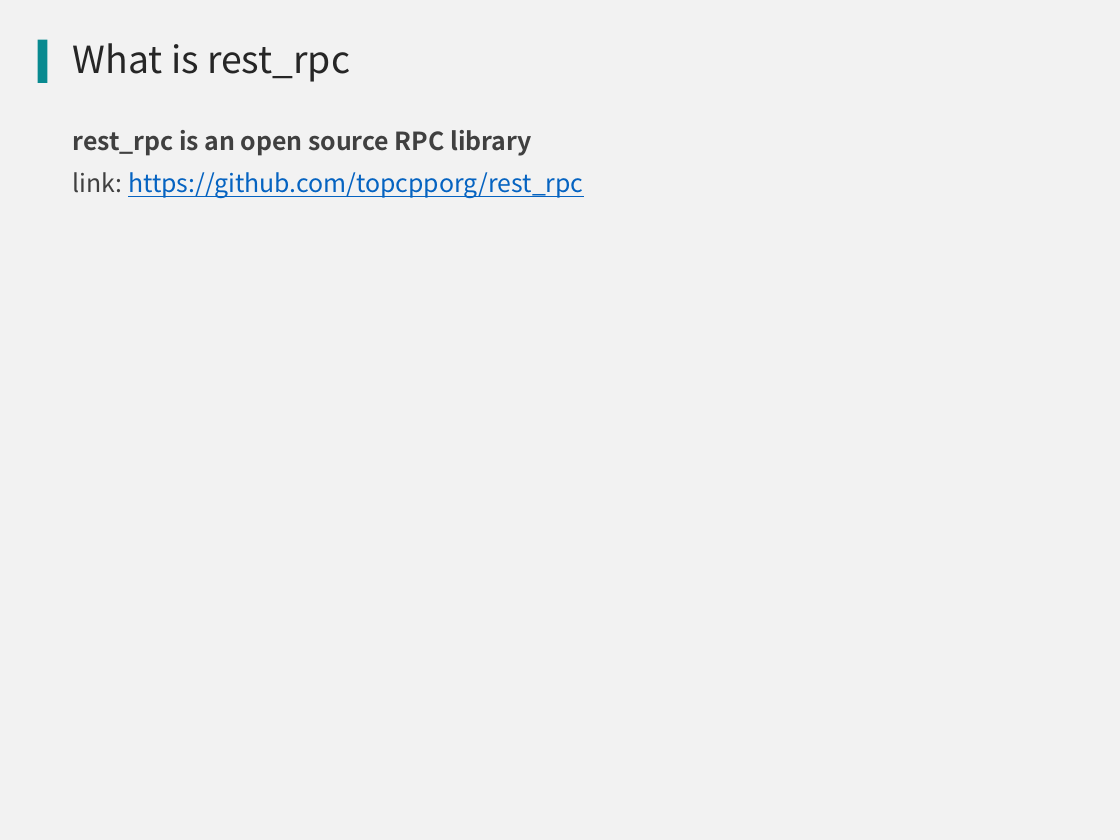
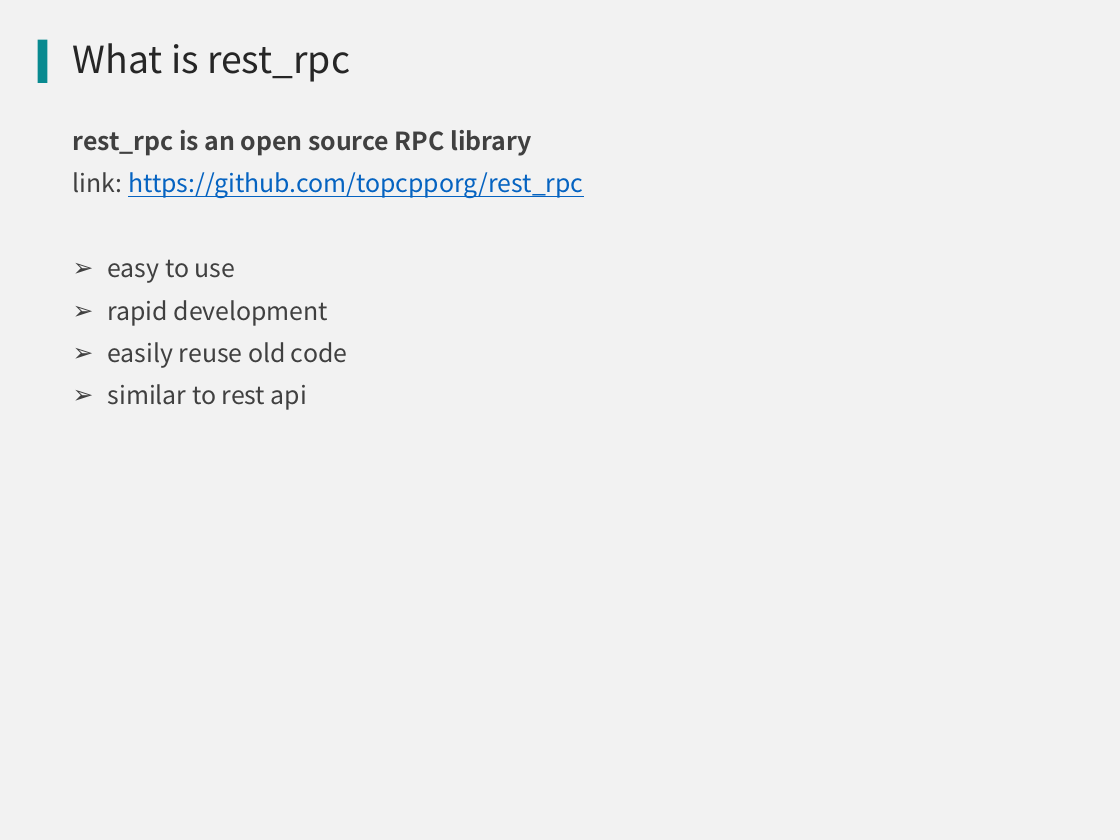
Before and after one commit to qicosmos/cppnow2017-ppt, a slide deck: slide 6 of An easy to use RPC framework implemented by c++11 and c++14.pptx. Drawn at 1120x840 pixels with LibreOffice and Linux fonts; fonts in the diff are those of the drawing; background and template pictures are left out. Boxes give left, top, right and bottom in pixels: in the first picture for what was removed or moved away, otherwise in the second. Text is boxed around its words. In the diff, an @@ line names an element or a change of style, - is before the commit and + after.

Commit message:
update

```diff
--- a/An easy to use RPC framework implemented by c++11 and c++14.pptx
+++ b/An easy to use RPC framework implemented by c++11 and c++14.pptx
@@ text at box(108, 259, 347, 410): paragraphs added @@
+➢ easy to use
+➢ rapid development
+➢ easily reuse old code
+➢ similar to rest api
```
Also in this commit, not shown: 1 slide added.
